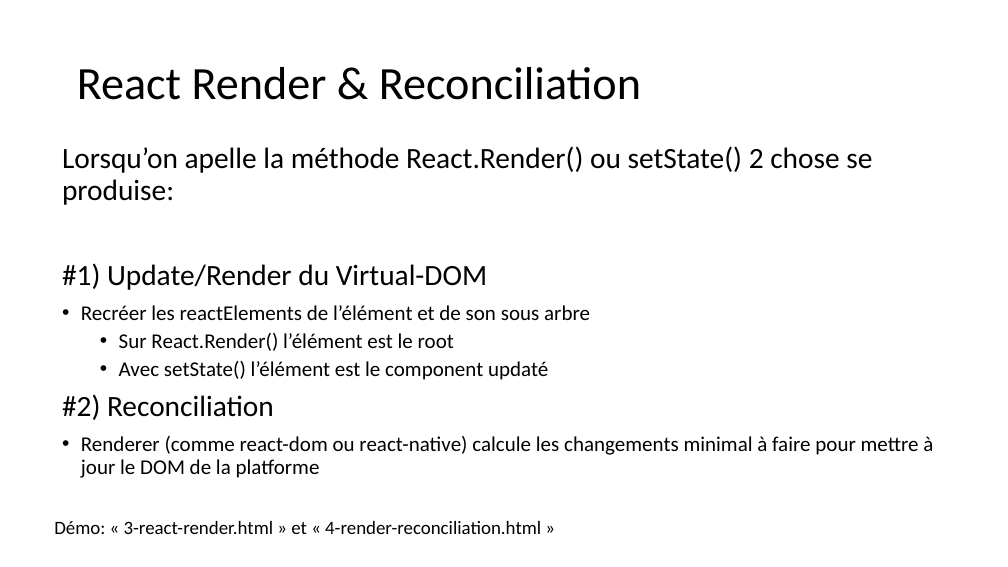
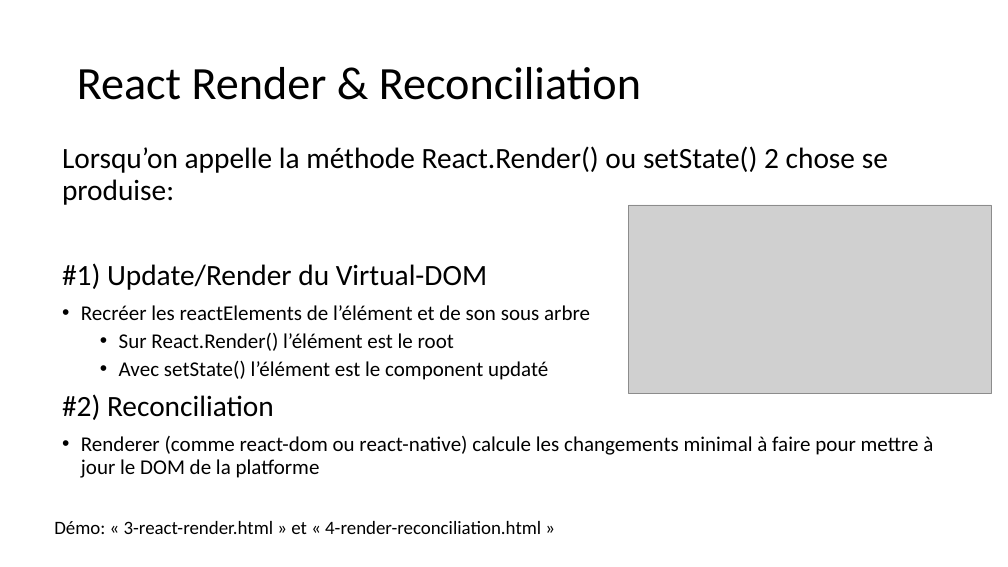
Before and after one commit to samuelgaudreau/formation-front-end-3, a slide deck: slide 14 of part-2/React-Perfo.pptx (slide 11 before the commit). Drawn at 1008x567 pixels with LibreOffice and Linux fonts; fonts in the diff are those of the drawing; grey boxes stand for pictures. Boxes give left, top, right and bottom in pixels: in the first picture for what was removed or moved away, otherwise in the second. Text is boxed around its words. In the diff, an @@ line names an element or a change of style, - is before the commit and + after.

Commit message:
Update powerpoint

```diff
--- a/part-2/React-Perfo.pptx
+++ b/part-2/React-Perfo.pptx
@@ text at [62,146,888,205]: text changed @@
-Lorsqu’on apelle la méthode React.Render() ou setState() 2 chose se produise:
+Lorsqu’on appelle la méthode React.Render() ou setState() 2 chose se produise:
@@ picture added at [629,205,991,393] @@
```
Also in this commit, not shown: 2 other slides changed, 8 slides added, 2 slides removed, 1 other file.
